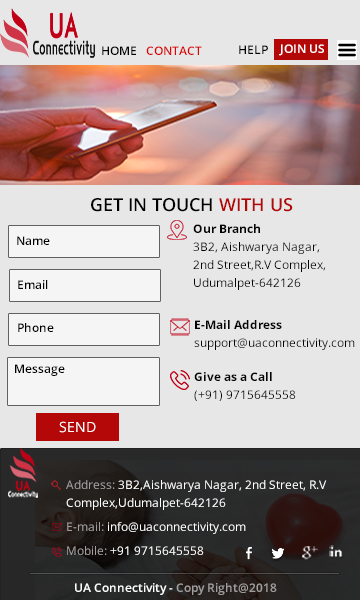
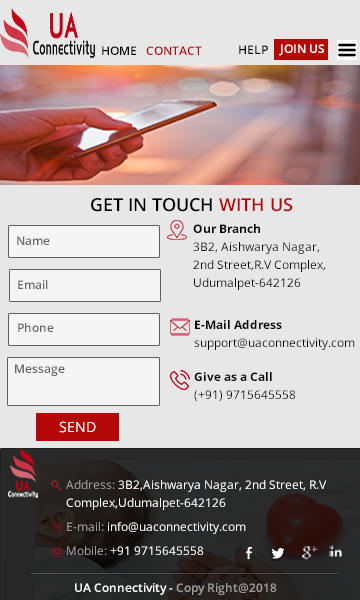
Layered file, before and after one edit (360 x 600). Changes by layer:
painted on "Message" over [15, 364, 65, 376]
painted on "Phone" over [18, 323, 54, 332]
painted on "Email" over [18, 280, 48, 289]
painted on "Name" over [17, 236, 50, 245]
painted on "CONTACT" over [146, 46, 202, 55]
